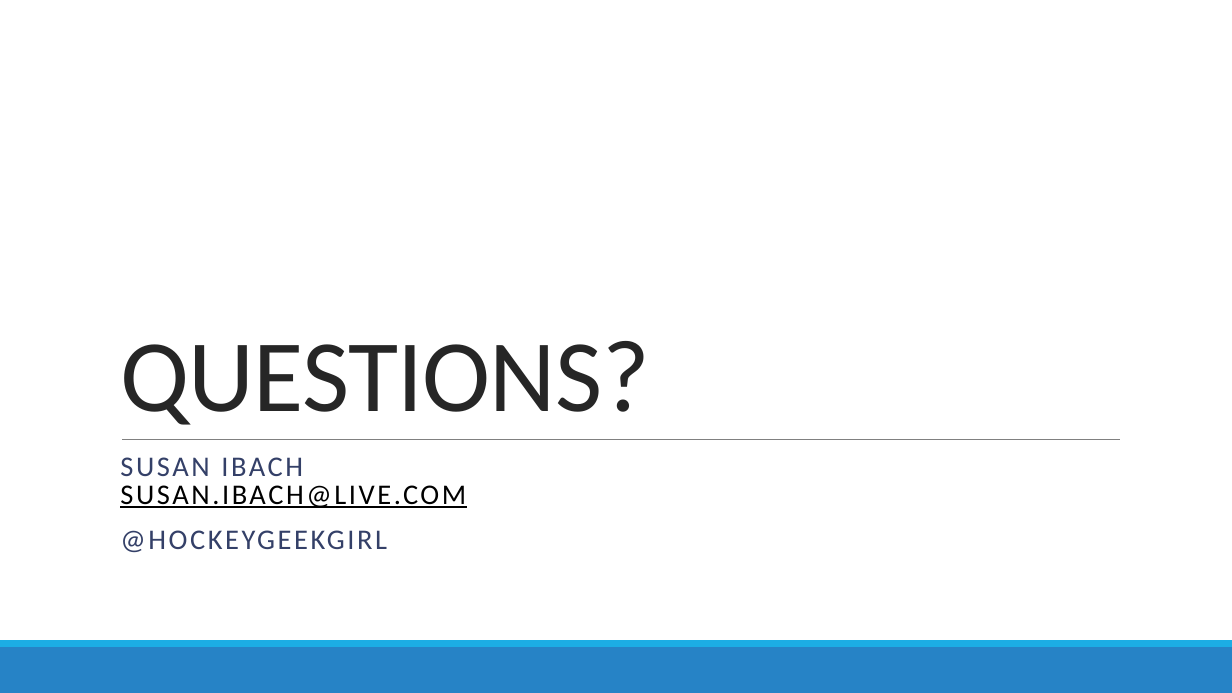
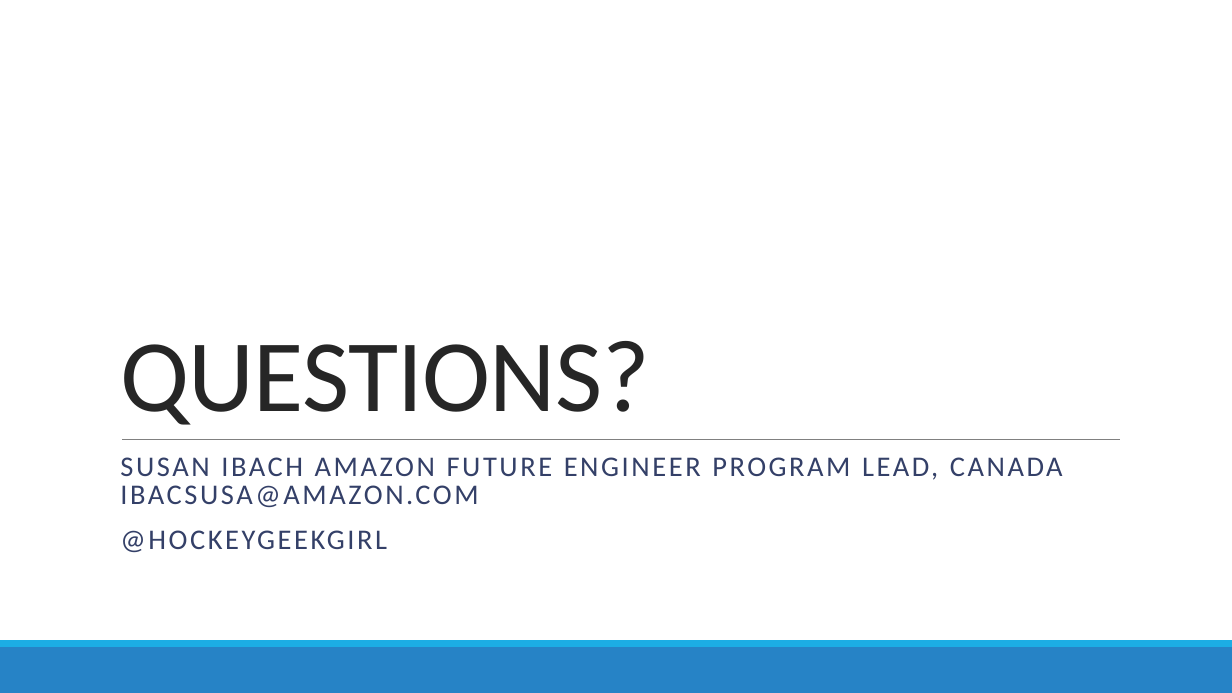
Before and after one commit to hockeygeekgirl/MyFirstSciKitLearnModel, a slide deck: slide 15 of BUILD YOUR FIRST MACHINE LEARNING MODEL WITH SCIKIT.pptx. Drawn at 1232x693 pixels with LibreOffice and Linux fonts; fonts in the diff are those of the drawing. Boxes give left, top, right and bottom in pixels: in the first picture for what was removed or moved away, otherwise in the second. Text is boxed around its words. In the diff, an @@ line names an element or a change of style, - is before the commit and + after.

Commit message:
Update BUILD YOUR FIRST MACHINE LEARNING MODEL WITH SCIKIT.pptx
Updated with Amazon email address and title

```diff
--- a/BUILD YOUR FIRST MACHINE LEARNING MODEL WITH SCIKIT.pptx
+++ b/BUILD YOUR FIRST MACHINE LEARNING MODEL WITH SCIKIT.pptx
@@ subtitle at [120, 457, 1063, 507]: text changed; text colour #000000 to #344068 @@
-SUSAN IBACH
-SUSAN.IBACH@LIVE.COM
+SUSAN IBACH AMAZON FUTURE ENGINEER PROGRAM LEAD, CANADA
+IBACSUSA@AMAZON.COM
```
Also in this commit, not shown: 1 other slide changed.
